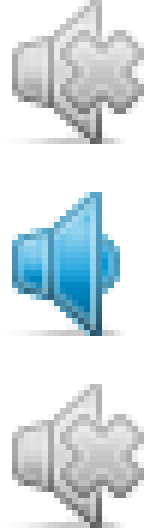
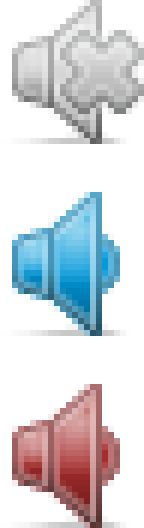
Before/after of a 144 × 528 layered artwork. What changed in the layer stack:
renamed "no_sound.png#1" to "sound(2).png", moved it above "sound.png", painted on it over [12, 384, 144, 528]
